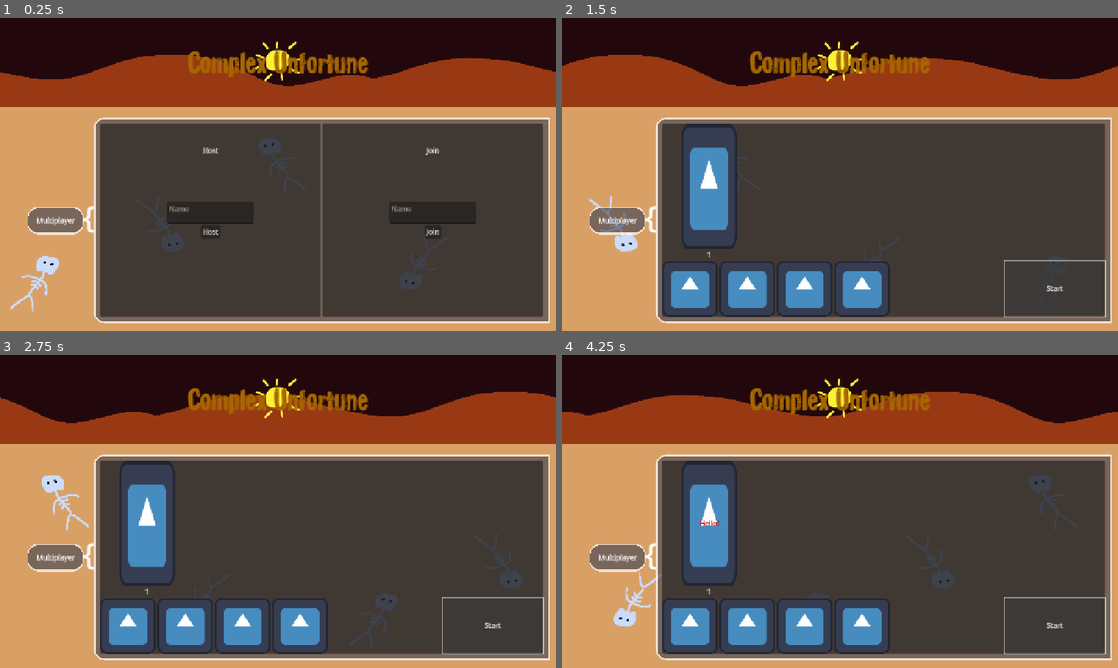
Above: before the commit, frames 1-4 (two rows, left to right).
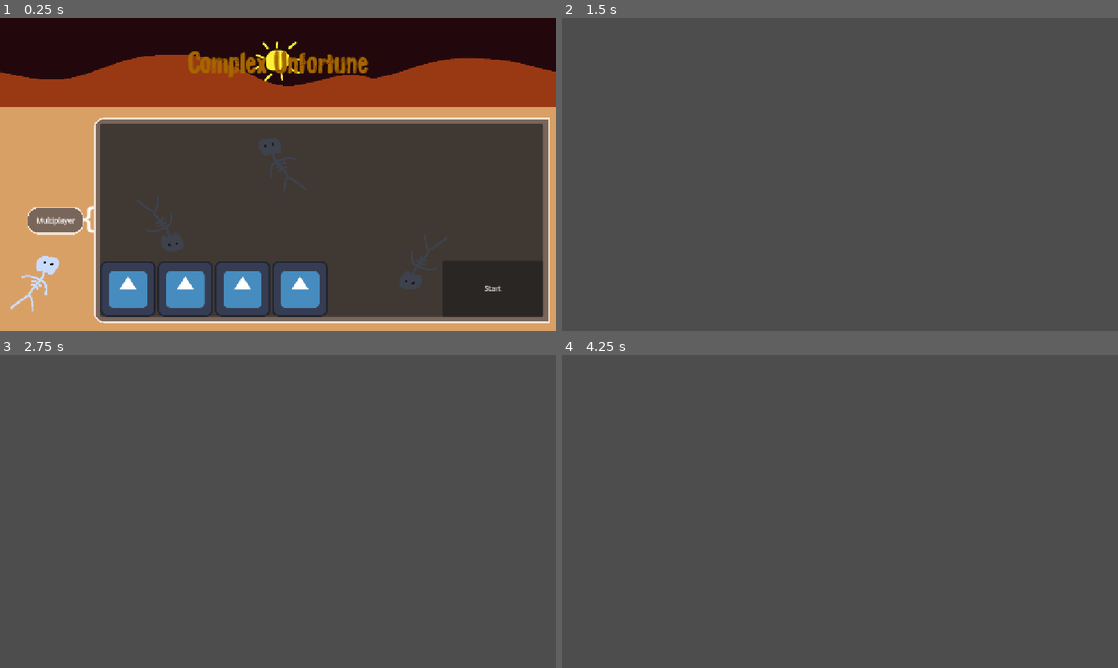
Above: after the commit, the same moments.

Repository: AbstractLayer/ComplexUnfortune
Game: Godot game, scene res://assets/main/main.tscn
The game is run twice, just before and just after one commit, with the same random seed, the same clock (stepped at 60 frames per second) and the same inputs. The engine's default icon, where the game draws it, is replaced by a stand-in: a white triangle on a blue panel in a dark square.
Inputs (mouse positions are in pixels of both pictures, inside the frame that each line leads up to):
- Up to frame 1 (0.25 s): no input
- Up to frame 2 (1.5 s): click (773, 230) at 0.5 s, where only the run before the commit has a clickable "Host"; click "Start" at 1.25 s
- Up to frame 3 (2.75 s): click (494, 624) at 2 s, where only the run before the commit has a clickable "Start"
- Up to frame 4 (4.25 s): tap Enter (ui_accept) at 2.75, 3.02, 3.05, 3.32, 3.6, 3.77, 4.07 s; hold Right (ui_right) 2.78-3.53 s; hold 1 2.78-3.53 s; hold Down (ui_down) from 3.53 s (still down); tap 1 at 3.8 s

The runs differ from the first frame. In frame 1, 7.5% of the frame differs, in the area x 18-90%, y 33-96%; in frame 2, 92%, in the area x 0-100%, y 0-100%; in frame 3, 91%; in frame 4, 91%.

Commit message:
implement signalbus, fix some bugs

Diff:
--- a/assets/main/DEBUG/game_debug.tscn
+++ /dev/null
@@ -1,54 +0,0 @@
-[gd_scene load_steps=7 format=3 uid="uid://c0ilqs5mhjq06"]
-
-[ext_resource type="Script" uid="uid://bq4duqsmfm1lr" path="res://src/main/DEBUG/game_debug.gd" id="1_v06p8"]
-[ext_resource type="Texture2D" uid="uid://c0o8lpyl4wp05" path="res://icon.svg" id="2_4glc8"]
-[ext_resource type="Script" uid="uid://cxoqsrhpssed" path="res://src/main/DEBUG/input_sychronizer.gd" id="2_d2owh"]
-
-[sub_resource type="SceneReplicationConfig" id="SceneReplicationConfig_4glc8"]
-properties/0/path = NodePath(".:player_id")
-properties/0/spawn = true
-properties/0/replication_mode = 1
-properties/1/path = NodePath(".:position")
-properties/1/spawn = true
-properties/1/replication_mode = 1
-properties/2/path = NodePath(".:is_hello")
-properties/2/spawn = true
-properties/2/replication_mode = 1
-properties/3/path = NodePath("Label:visible")
-properties/3/spawn = true
-properties/3/replication_mode = 1
-
-[sub_resource type="SceneReplicationConfig" id="SceneReplicationConfig_ydwur"]
-properties/0/path = NodePath("InputSychronizer:input_direction")
-properties/0/spawn = true
-properties/0/replication_mode = 1
-
-[sub_resource type="RectangleShape2D" id="RectangleShape2D_d2owh"]
-size = Vector2(129, 129)
-
-[node name="GameDEBUG" type="CharacterBody2D"]
-motion_mode = 1
-script = ExtResource("1_v06p8")
-
-[node name="PlayerSychronizer" type="MultiplayerSynchronizer" parent="."]
-replication_config = SubResource("SceneReplicationConfig_4glc8")
-
-[node name="InputSychronizer" type="MultiplayerSynchronizer" parent="."]
-unique_name_in_owner = true
-replication_config = SubResource("SceneReplicationConfig_ydwur")
-script = ExtResource("2_d2owh")
-
-[node name="Sprite2D" type="Sprite2D" parent="."]
-texture = ExtResource("2_4glc8")
-
-[node name="CollisionShape2D" type="CollisionShape2D" parent="."]
-position = Vector2(0.5, -1.5)
-shape = SubResource("RectangleShape2D_d2owh")
-
-[node name="Label" type="Label" parent="."]
-visible = false
-offset_left = -18.0
-offset_top = -11.0
-offset_right = 22.0
-offset_bottom = 12.0
-text = "Hello"
--- a/assets/main/game/game.tscn
+++ b/assets/main/game/game.tscn
@@ -1,12 +1,6 @@
-[gd_scene load_steps=4 format=3 uid="uid://bsjtyai2e4ftr"]
+[gd_scene load_steps=2 format=3 uid="uid://bsjtyai2e4ftr"]
 
 [ext_resource type="Script" uid="uid://cf2m243av10qf" path="res://src/main/game/game.gd" id="1_irurx"]
-[ext_resource type="PackedScene" uid="uid://dm1xc6eilg6yf" path="res://assets/main/game/action/dungeon_crawler_screen.tscn" id="2_6i0xe"]
-[ext_resource type="PackedScene" uid="uid://02kxwwcb0wsc" path="res://assets/main/game/action/battle_screen.tscn" id="3_0s14g"]
 
 [node name="Game" type="Node"]
 script = ExtResource("1_irurx")
-
-[node name="DungeonCrawlerScreen" parent="." instance=ExtResource("2_6i0xe")]
-
-[node name="BattleScreen" parent="." instance=ExtResource("3_0s14g")]
--- a/assets/main/multiplayer_manager.gd
+++ /dev/null
@@ -1,45 +0,0 @@
-extends Node
-
-const SERVER_IP = "127.0.0.1"
-const PORT = 25565
-
-var player_scene = preload("res://assets/main/ui/screens/mainmenu/lobby/player_lobby.tscn")
-var _players_lobby_node
-
-func host_game(name: String):
-	print("hosted")
-
-	var server_peer = ENetMultiplayerPeer.new()
-	server_peer.create_server(PORT)
-
-	_players_lobby_node = get_tree().get_current_scene().get_node(
-	"UI/UICanvas/Menus/MainMenuScreen/Menus/MarginMenu/Separator/LobbyPanel/LobbyMargin/Panel/Players")
-	multiplayer.multiplayer_peer = server_peer
-
-	multiplayer.peer_connected.connect(_add_player_in_game)
-	multiplayer.peer_disconnected.connect(_remove_player_in_game)
-
-	_add_player_in_game(name, 1)
-
-func join_game(name: String):
-	print("joined")
-
-	var client_peer = ENetMultiplayerPeer.new()
-	client_peer.create_client(SERVER_IP,PORT)
-
-	multiplayer.multiplayer_peer = client_peer
-
-func _add_player_in_game(name: String, id: int):
-	print("Player %s with id %s has joined" % [name,id])
-
-	var player = player_scene.instantiate()
-	player.player_id = id
-	player.player_name = name
-
-	_players_lobby_node.add_child(player, true)
-
-func _remove_player_in_game(id: int):
-	print("Player %s has disconnected" % id)
-	if not _players_lobby_node.has_node(str(id)):
-		return
-	_players_lobby_node.get_node(str(id)).queue_free()
--- a/assets/main/ui/screens/loading_screen.tscn
+++ b/assets/main/ui/screens/loading/loading_screen.tscn
@@ -1,4 +1,7 @@
-[gd_scene format=3 uid="uid://bdddjbx0ct37n"]
+[gd_scene load_steps=2 format=3 uid="uid://bdddjbx0ct37n"]
+
+[sub_resource type="StyleBoxFlat" id="StyleBoxFlat_g4w4f"]
+bg_color = Color(0, 0, 0, 1)
 
 [node name="LoadingScreen" type="Control"]
 layout_mode = 3
@@ -7,6 +10,15 @@
 anchor_bottom = 1.0
 grow_horizontal = 2
 grow_vertical = 2
+
+[node name="Panel" type="Panel" parent="."]
+layout_mode = 1
+anchors_preset = 15
+anchor_right = 1.0
+anchor_bottom = 1.0
+grow_horizontal = 2
+grow_vertical = 2
+theme_override_styles/panel = SubResource("StyleBoxFlat_g4w4f")
 
 [node name="Label" type="RichTextLabel" parent="."]
 layout_mode = 1
--- a/assets/main/ui/screens/mainmenu/main_menu_screen.tscn
+++ b/assets/main/ui/screens/mainmenu/main_menu_screen.tscn
@@ -318,6 +318,7 @@
 text = "Exit"
 
 [node name="MultiplayerPanel" type="Panel" parent="Menus/MarginMenu/Separator" node_paths=PackedStringArray("host_button", "join_button", "textedit_host_name", "textedit_join_name")]
+visible = false
 custom_minimum_size = Vector2(1050, 0)
 layout_mode = 2
 theme_override_styles/panel = ExtResource("6_kbghk")
@@ -406,7 +407,6 @@
 text = "Join"
 
 [node name="LobbyPanel" type="Panel" parent="Menus/MarginMenu/Separator" node_paths=PackedStringArray("players_container", "players_position_container", "start_button")]
-visible = false
 custom_minimum_size = Vector2(1050, 0)
 layout_mode = 2
 theme_override_styles/panel = ExtResource("6_kbghk")
--- a/assets/main/ui/ui.tscn
+++ b/assets/main/ui/ui.tscn
@@ -2,9 +2,8 @@
 
 [ext_resource type="Script" uid="uid://i5weuurvmrbj" path="res://src/main/ui/ui.gd" id="1_lbqld"]
 
-[node name="UI" type="Node" node_paths=PackedStringArray("canvas", "menus_node", "hud_node")]
+[node name="UI" type="Node" node_paths=PackedStringArray("menus_node", "hud_node")]
 script = ExtResource("1_lbqld")
-canvas = NodePath("UICanvas")
 menus_node = NodePath("UICanvas/Menus")
 hud_node = NodePath("UICanvas/HUD")
 
--- a/project.godot
+++ b/project.godot
@@ -24,6 +24,7 @@
 
 SceneManager="*res://src/globals/scene_manager.gd"
 MultiplayerManager="*res://src/globals/multiplayer_manager.gd"
+SignalBus="*res://src/globals/signal_bus.gd"
 
 [display]
 
--- a/src/globals/scene_manager.gd
+++ b/src/globals/scene_manager.gd
@@ -2,7 +2,7 @@
 
 var init_tree: SceneTree
 
-var loading_screen = load("res://assets/main/ui/screens/loading_screen.tscn")
+var loading_screen = load("res://assets/main/ui/screens/loading/loading_screen.tscn")
 var loading_screen_instance
 var load_scene_progress: Array
 var global_scene_path : String
@@ -23,7 +23,7 @@
 	self.set_process(true)
 	print("set_process_true")
 
-func _process(delta: float) -> void:
+func _process(_delta: float) -> void:
 	ResourceLoader.load_threaded_get_status(global_scene_path,load_scene_progress)
 	if ResourceLoader.THREAD_LOAD_LOADED:
 		loading_screen_instance.queue_free()
--- /dev/null
+++ b/src/globals/signal_bus.gd
@@ -0,0 +1,3 @@
+extends Node
+
+signal start_game
--- a/src/main/DEBUG/game_debug.gd
+++ /dev/null
@@ -1,34 +0,0 @@
-extends CharacterBody2D
-
-
-const SPEED = 300.0
-const JUMP_VELOCITY = -400.0
-
-@export var player_id : int = 1:
-	set(id):
-		player_id = id
-		%InputSychronizer.set_multiplayer_authority(id)
-
-var direction: Vector2
-var is_hello: bool = false
-
-func _physics_process(delta: float) -> void:
-	if multiplayer.is_server():
-		direction = %InputSychronizer.input_direction
-
-		if is_hello == true:
-			$Label.show()
-			is_hello = false
-			print("foi")
-
-		if direction.x == -1:
-			velocity.x = -SPEED
-		if direction.x == 1:
-			velocity.x = SPEED
-		if direction.y == -1:
-			velocity.y = -SPEED
-		if direction.y == 1:
-			velocity.y = SPEED
-		if direction == Vector2.ZERO:
-			velocity = Vector2.ZERO
-		move_and_slide()
--- a/src/main/DEBUG/input_sychronizer.gd
+++ /dev/null
@@ -1,22 +0,0 @@
-extends MultiplayerSynchronizer
-
-var input_direction
-
-# Called when the node enters the scene tree for the first time.
-func _ready() -> void:
-
-	if get_multiplayer_authority() != multiplayer.get_unique_id():
-		set_process(false)
-		set_physics_process(false)
-
-	input_direction = Input.get_vector("ui_left","ui_right","ui_up","ui_down")
-
-func _physics_process(delta: float) -> void:
-	input_direction = Input.get_vector("ui_left","ui_right","ui_up","ui_down")
-	if Input.is_key_pressed(KEY_1):
-		hello.rpc()
-
-@rpc("call_local")
-func hello():
-	if multiplayer.is_server():
-		owner.is_hello = true
--- a/src/main/game/game.gd
+++ b/src/main/game/game.gd
@@ -1,4 +1 @@
 class_name Game extends Node
-
-@export var dungeon_crawler_screen: Node
-@export var battle_screen: Node
--- a/src/main/main.gd
+++ b/src/main/main.gd
@@ -4,4 +4,8 @@
 @export var ui_node: Node
 
 func _ready() -> void:
+	SignalBus.start_game.connect(_on_start_game)
 	SceneManager.load_new_scene("res://assets/main/ui/screens/mainmenu/main_menu_screen.tscn", ui_node.menus_node)
+
+func _on_start_game() -> void:
+	SceneManager.load_new_scene("res://assets/main/game/action/dungeon_crawler_screen.tscn", game_node)
--- a/src/main/ui/screens/mainmenu/main_menu.gd
+++ b/src/main/ui/screens/mainmenu/main_menu.gd
@@ -8,6 +8,7 @@
 func _ready() -> void:
 	multiplayer_panel.host_button.connect("pressed", _on_host_button_pressed)
 	multiplayer_panel.join_button.connect("pressed", _on_join_button_pressed)
+	lobby_panel.start_button.connect("pressed", _on_start_button_pressed)
 
 func _on_host_button_pressed() -> void:
 	MultiplayerManager.host_game()
@@ -18,3 +19,7 @@
 	MultiplayerManager.join_game()
 	multiplayer_panel.hide()
 	lobby_panel.show()
+
+func _on_start_button_pressed() -> void:
+	SignalBus.start_game.emit()
+	self.queue_free()
Not shown, removed: assets/main/multiplayer_manager.gd.uid
Renamed: assets/main/ui/screens/acervo_screen.tscn -> assets/main/ui/screens/acervo/acervo_screen.tscn
Not shown, added: src/globals/signal_bus.gd.uid
Not shown, removed: src/main/DEBUG/game_debug.gd.uid
Not shown, removed: src/main/DEBUG/input_sychronizer.gd.uid
